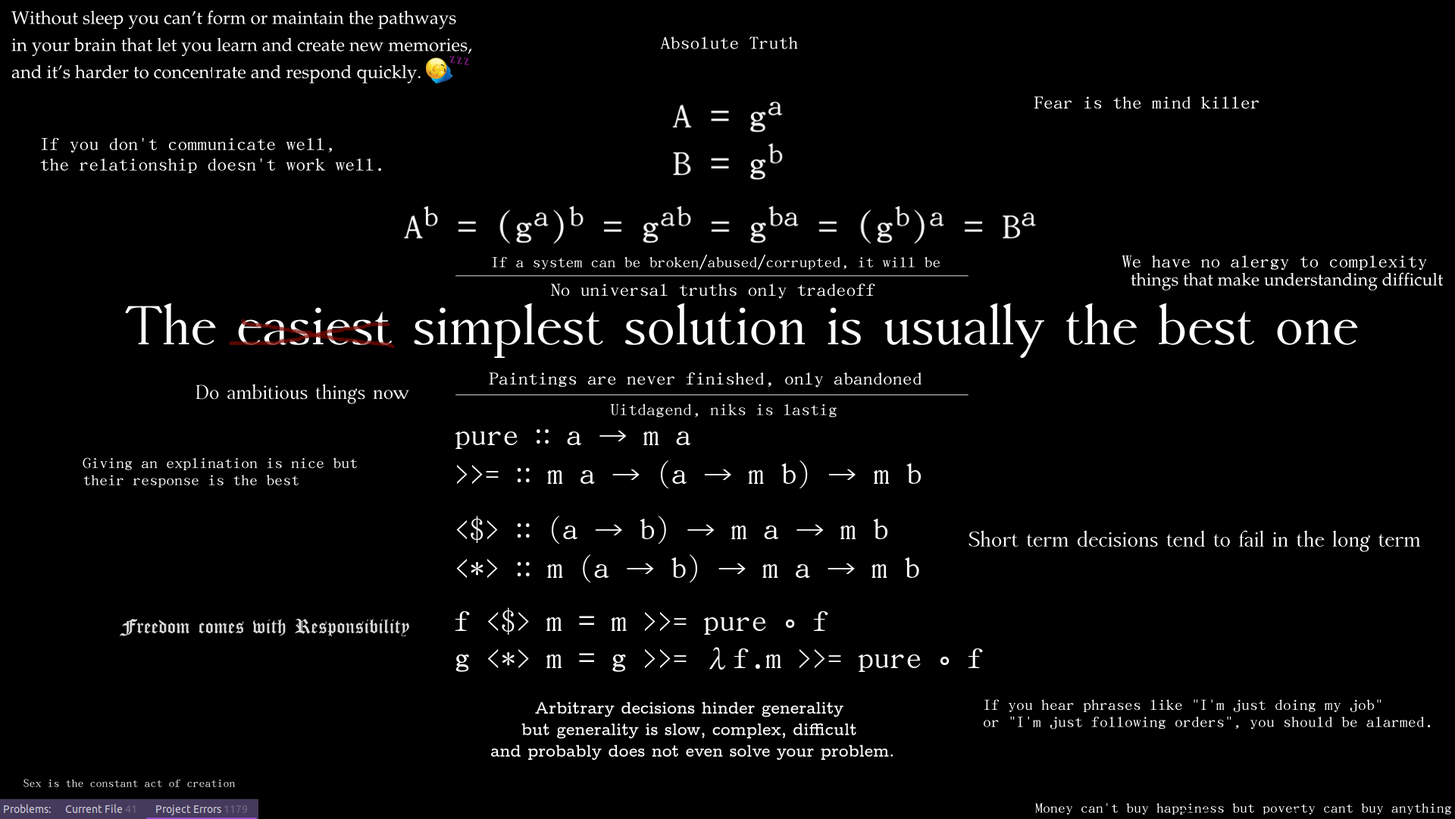
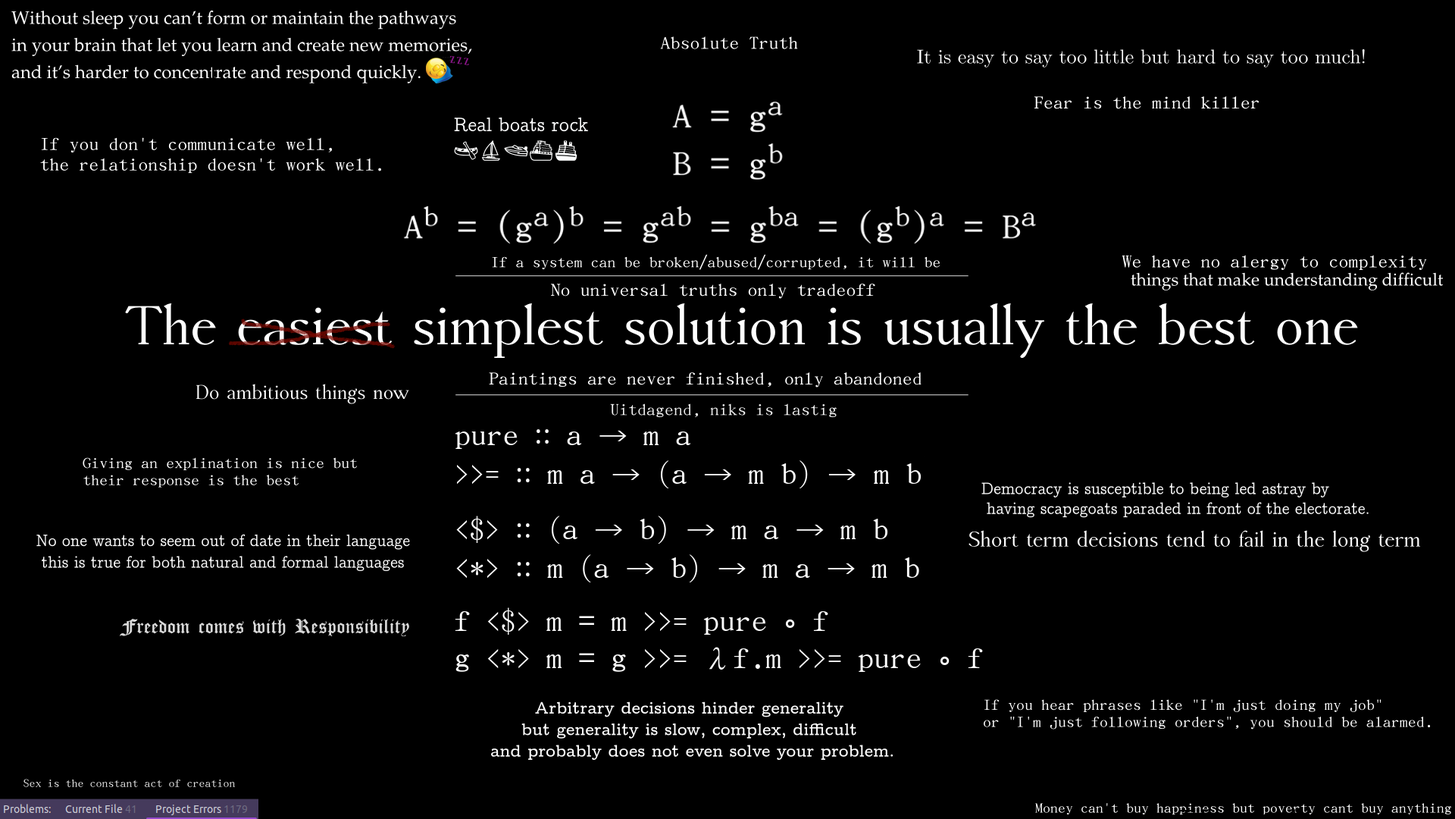
Comparing the layer stacks of the two 1455px x 819px images. Changes:
painted on "Vectorlaag 1" (2nd of 2) over <box>981,482,1358,518</box>
painted on "Tekenlaag 3 (geplakt)" over <box>194,48,1369,571</box>
painted on "monads big" over <box>388,482,1019,571</box>
painted on "sleep + arbitrary hinders" over <box>36,48,1369,571</box>
painted on "background" over <box>36,48,1369,571</box>
